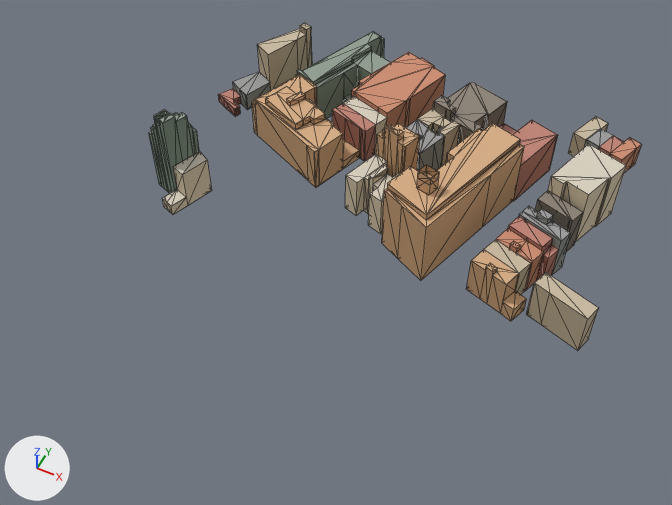
One commit to the glTF model public/models/washington-city/tile-1_3.glb: the scene before it, then after it.
Before and after are seen from a 50 mm lens placed at (405.0, -922.0, 298.0), pointed at (289.0, -691.0, 9.0). The lights are fixed; the arrows at lower left show +X, +Y and +Z. The older version comes first. Mesh edges are drawn as thin lines. Where no turn or scale is listed for an object, it has been applied to the vertices. Vertices at exactly the same position are counted once.

In view in the first picture: 'roof', 'wall'.
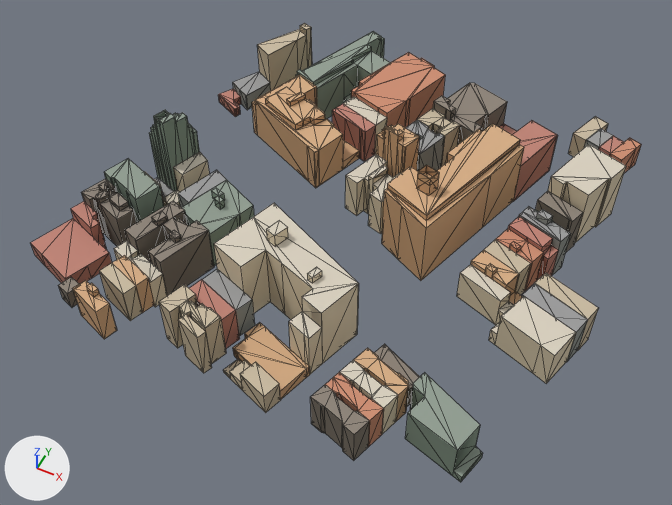
Where the newer file only moved an object's origin or applied its transform, the numbers keep the older frame.

Changed parts and their boxes [x1, y1, x2, y2] in the pictures (672 x 505 px; the box of a moved part takes in the faces that stretch with it):
```json
{"object": "wall", "change": "reshaped", "before": [149, 26, 641, 351], "after": [31, 26, 641, 482], "on screen": "24% wider, 40% taller"}
{"object": "roof", "change": "reshaped", "before": [149, 23, 641, 319], "after": [31, 23, 641, 478], "on screen": "24% wider, 54% taller"}
{"part": 1, "of": "me_mesh_1", "change": "added", "after": [151, 216, 168, 226]}
{"part": 2, "of": "me_mesh_1", "change": "added", "after": [307, 271, 322, 283]}
{"part": 3, "of": "me_mesh_1", "change": "built on", "before": [467, 262, 526, 321], "after": [31, 172, 588, 482]}
{"part": 4, "of": "me_mesh_1", "change": "moved or reshaped", "before": [418, 119, 460, 166], "after": [376, 127, 445, 177]}
{"part": 5, "of": "me_mesh_1", "change": "moved or reshaped", "before": [584, 139, 588, 147], "after": [568, 124, 608, 157], "on screen": "mostly hidden before"}
{"part": 6, "of": "me_mesh_2", "change": "added", "after": [499, 301, 513, 314]}
{"part": 7, "of": "me_mesh_2", "change": "added", "after": [229, 360, 251, 382]}
{"part": 8, "of": "me_mesh_2", "change": "added", "after": [152, 211, 167, 222]}
{"part": 9, "of": "me_mesh_2", "change": "added", "after": [266, 221, 287, 236]}
{"part": 10, "of": "me_mesh_2", "change": "built on", "before": [496, 229, 532, 263], "after": [31, 158, 598, 478]}
{"part": 11, "of": "me_mesh_2", "change": "reshaped", "before": [587, 128, 614, 146], "after": [574, 116, 624, 153]}
```

Scene script edits in JSON lines:
```json
{"block": "me_mesh_1", "where": "# used by ob_wall; location = (293.3, -632.7, 27.2)"}
{"op": "remove", "block": "me_mesh_1", "code": "me_mesh_1.from_pydata(...)  # 827 vertices, 838 faces; spans x -102.0..102.0, y -69.0..69.0, z -23.0..23.0"}
{"op": "add", "block": "me_mesh_1", "code": "me_mesh_1.from_pydata(...)  # 1531 vertices, 1562 faces; spans x -117.0..102.0, y -142.0..69.0, z -23.0..23.0"}
{"block": "me_mesh_1", "change": "me_mesh_1 part 1: the loose piece of 8 vertices spanning x 21.0..29.0, y -41.0..-34.0, z 14.0..23.0 is copied, and the copy is scaled about its middle by (0.596, 0.912, 0.283), then moved by (-93.0, -52.0, -17.0); it spans x -70.0..-65.0, y -92.0..-86.0, z 0.0..3.0"}
{"block": "me_mesh_1", "change": "me_mesh_1 part 2: the loose piece of 8 vertices spanning x 21.0..29.0, y -41.0..-34.0, z 14.0..23.0 is copied, and the copy is scaled about its middle by (0.441, 0.86, 0.349), then moved by (-19.0, -59.0, -6.0); it spans x 4.0..8.0, y -99.0..-94.0, z 11.0..14.0"}
{"block": "me_mesh_1", "change": "me_mesh_1 part 3: 2 vertices moved within x 50.0..72.0, y -57.0..-49.0, z -22.0; 688 vertices added at x -117.0..100.0, y -142.0..-49.0, z -23.0..17.0"}
{"block": "me_mesh_1", "change": "me_mesh_1 part 4: 8 vertices removed from x -7.0..16.0, y -16.0..12.0, z -20.0; 8 vertices added at x -7.0..16.0, y -16.0..12.0, z -21.0"}
{"block": "me_mesh_1", "change": "me_mesh_1 part 5: 3 vertices removed from x 70.0..80.0, y 46.0..56.0, z -21.0..-13.0; 3 vertices added at x 70.0..80.0, y 46.0..56.0, z -22.0..-13.0"}
{"block": "me_mesh_2", "where": "# used by ob_roof; location = (293.3, -632.7, 30.0)"}
{"op": "remove", "block": "me_mesh_2", "code": "me_mesh_2.from_pydata(...)  # 517 vertices, 397 faces; spans x -102.0..102.0, y -69.0..69.0, z -20.0..20.0"}
{"op": "add", "block": "me_mesh_2", "code": "me_mesh_2.from_pydata(...)  # 922 vertices, 709 faces; spans x -117.0..102.0, y -142.0..69.0, z -21.0..20.0"}
{"block": "me_mesh_2", "change": "me_mesh_2 part 6: the loose piece of 5 vertices spanning x 82.0..93.0, y 39.0..56.0, z -11.0 is copied, and the copy is scaled about its middle by (0.469, 0.428, 1), then moved by (-18.0, -106.0, -4.0); it spans x 67.0..72.0, y -63.0..-56.0, z -15.0"}
{"block": "me_mesh_2", "change": "me_mesh_2 part 7: the loose piece of 4 vertices spanning x 67.0..75.0, y -57.0..-47.0, z -18.0 is copied, and the copy is moved by (-78.0, -77.0, 0.0); it spans x -12.0..-3.0, y -133.0..-124.0, z -18.0"}
{"block": "me_mesh_2", "change": "me_mesh_2 part 8: the loose piece of 4 vertices spanning x -83.0..-78.0, y -54.0..-48.0, z 17.0 is copied, and the copy is moved by (13.0, -38.0, -18.0); it spans x -70.0..-65.0, y -92.0..-86.0, z 0.0"}
{"block": "me_mesh_2", "change": "me_mesh_2 part 9: the loose piece of 4 vertices spanning x -83.0..-78.0, y -54.0..-48.0, z 17.0 is copied, and the copy is moved by (65.0, -35.0, -3.0); it spans x -19.0..-12.0, y -89.0..-82.0, z 14.0"}
{"block": "me_mesh_2", "change": "me_mesh_2 part 10: 2 vertices removed from x 55.0..72.0, y -40.0..-34.0, z -7.0; 387 vertices added at x -117.0..100.0, y -142.0..-34.0, z -21.0..11.0"}
{"block": "me_mesh_2", "change": "me_mesh_2 part 11: 2 vertices removed from x 70.0..73.0, y 46.0..56.0, z -11.0; 5 vertices added at x 70.0..86.0, y 43.0..56.0, z -12.0"}
{"block": "me_mesh_2", "change": "other edits to the shape of me_mesh_2 do not show in these pictures"}
```
